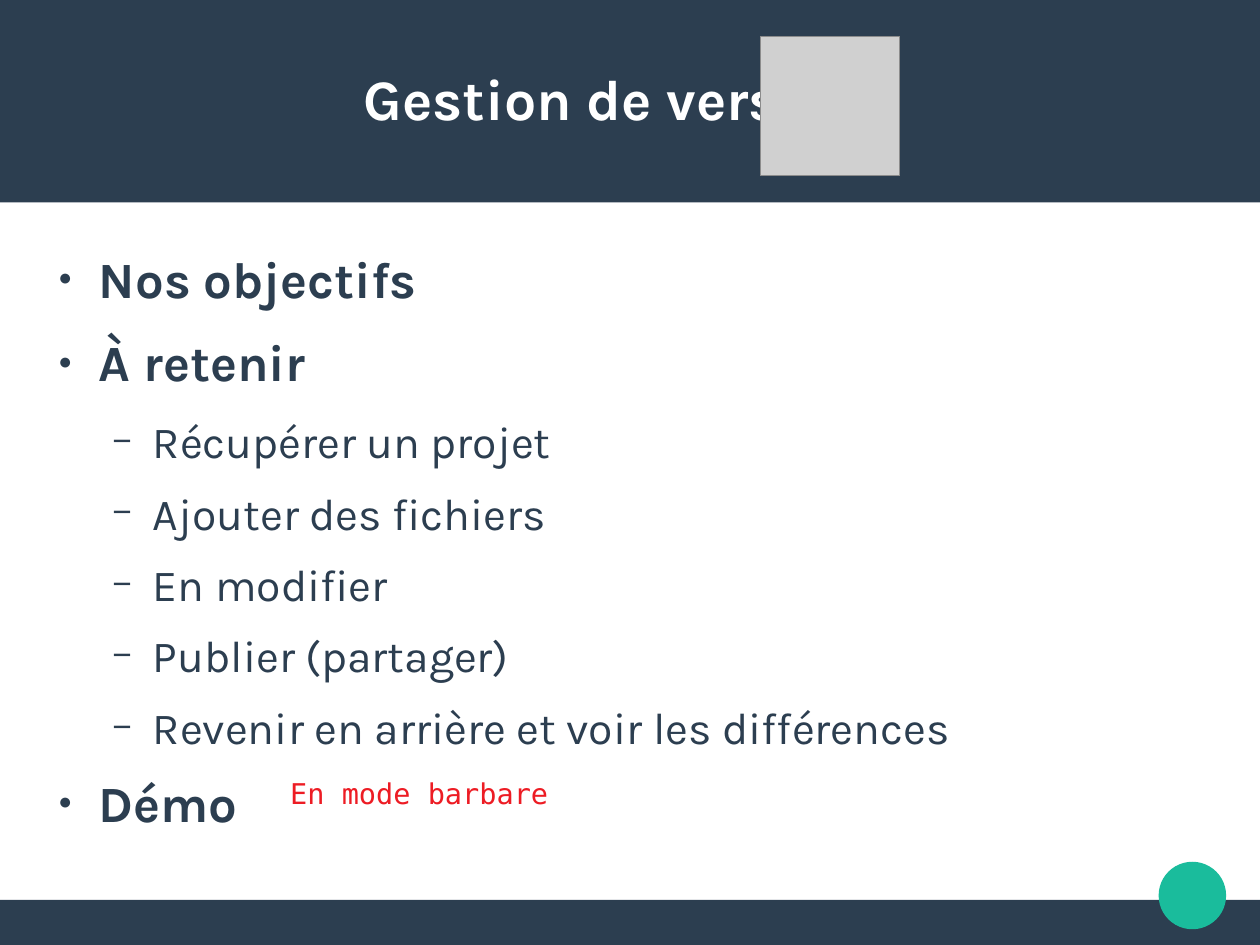
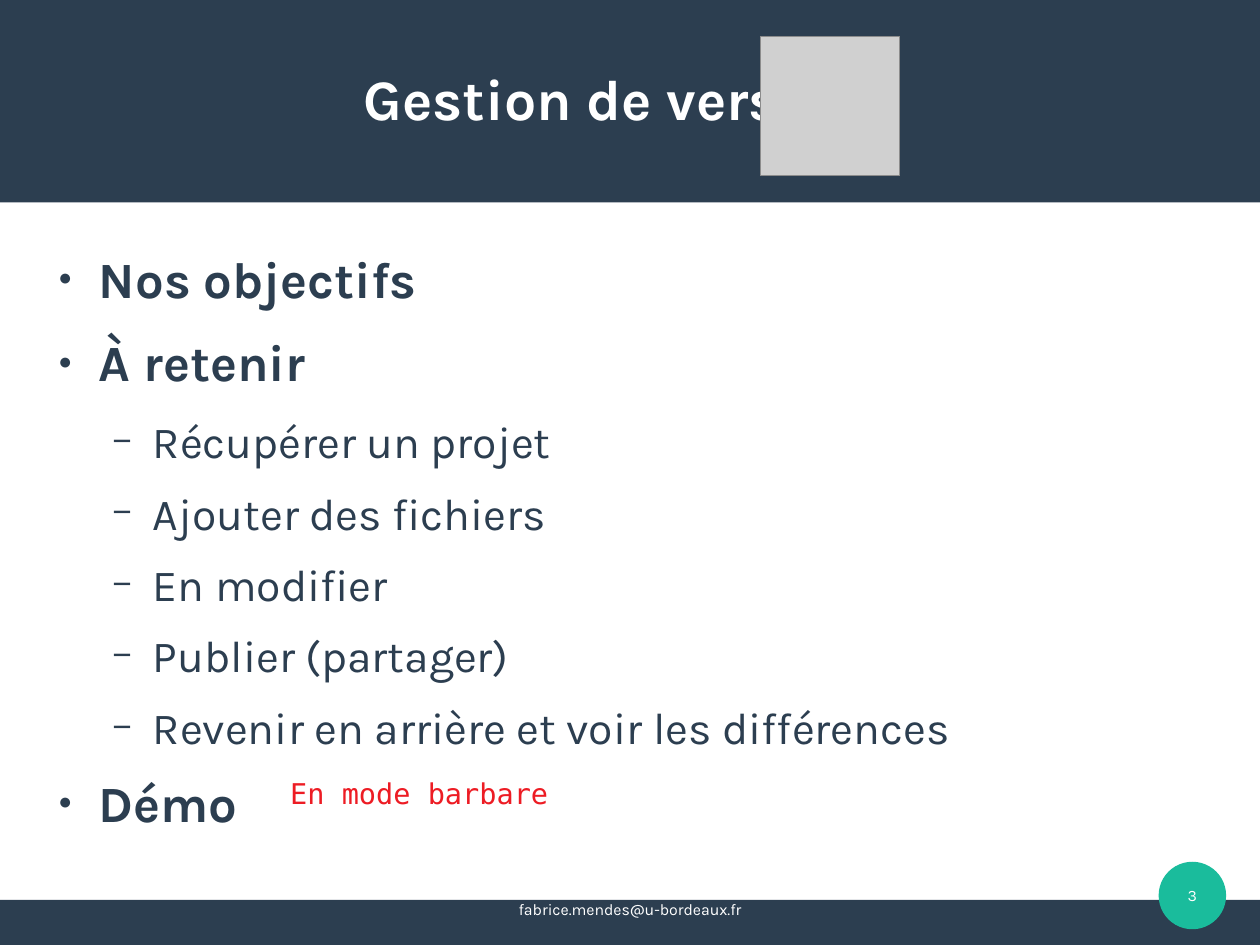
Before and after one commit to FAbOnGitHub/IntroductionGitLab, a slide deck: slide 3 of 20181008_initiation_GitLab_FM.odp. Drawn at 1260x945 pixels with LibreOffice and Linux fonts; fonts in the diff are those of the drawing; grey boxes stand for pictures; background and template pictures are left out. Boxes give left, top, right and bottom in pixels: in the first picture for what was removed or moved away, otherwise in the second. Text is boxed around its words. In the diff, an @@ line names an element or a change of style, - is before the commit and + after.

```diff
--- a/20181008_initiation_GitLab_FM.odp
+++ b/20181008_initiation_GitLab_FM.odp
@@ page number added at <box>1188,891,1197,901</box>, 10 pt, text #FFFFFF @@
+3
@@ text added at <box>519,904,742,918</box>, 10 pt, text #FFFFFF @@
+fabrice.mendes@u-bordeaux.fr
```
Also in this commit, not shown: 9 other slides changed, 6 slides added, 3 slides removed.
